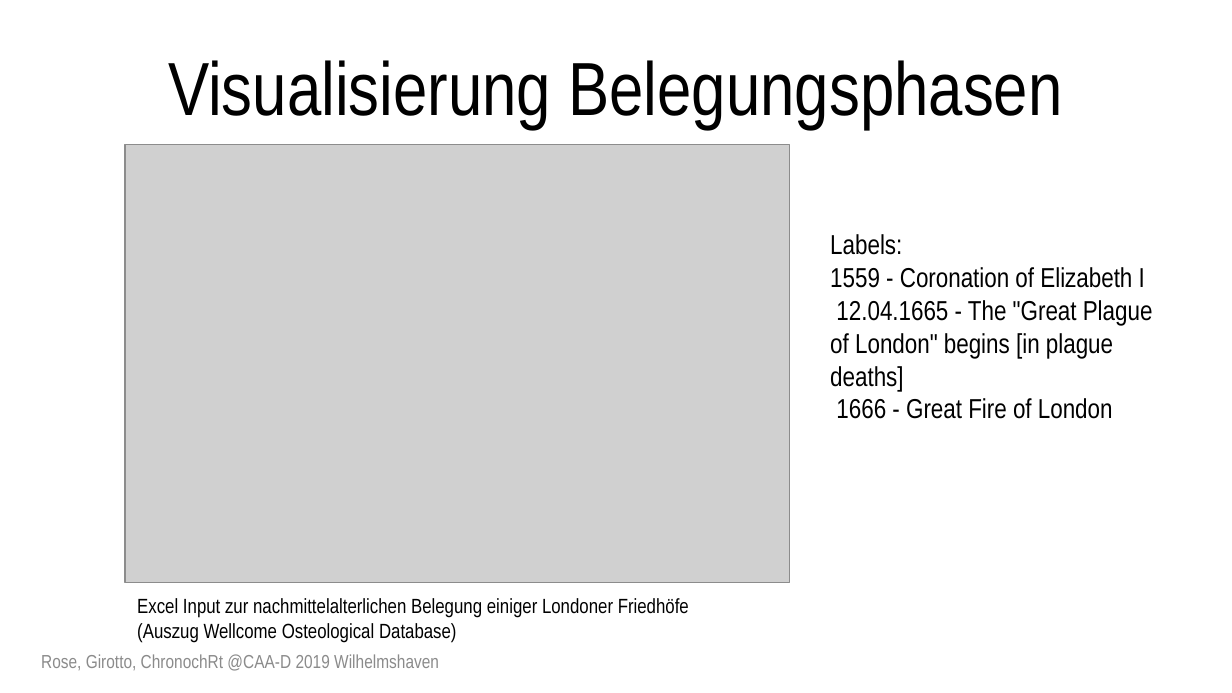
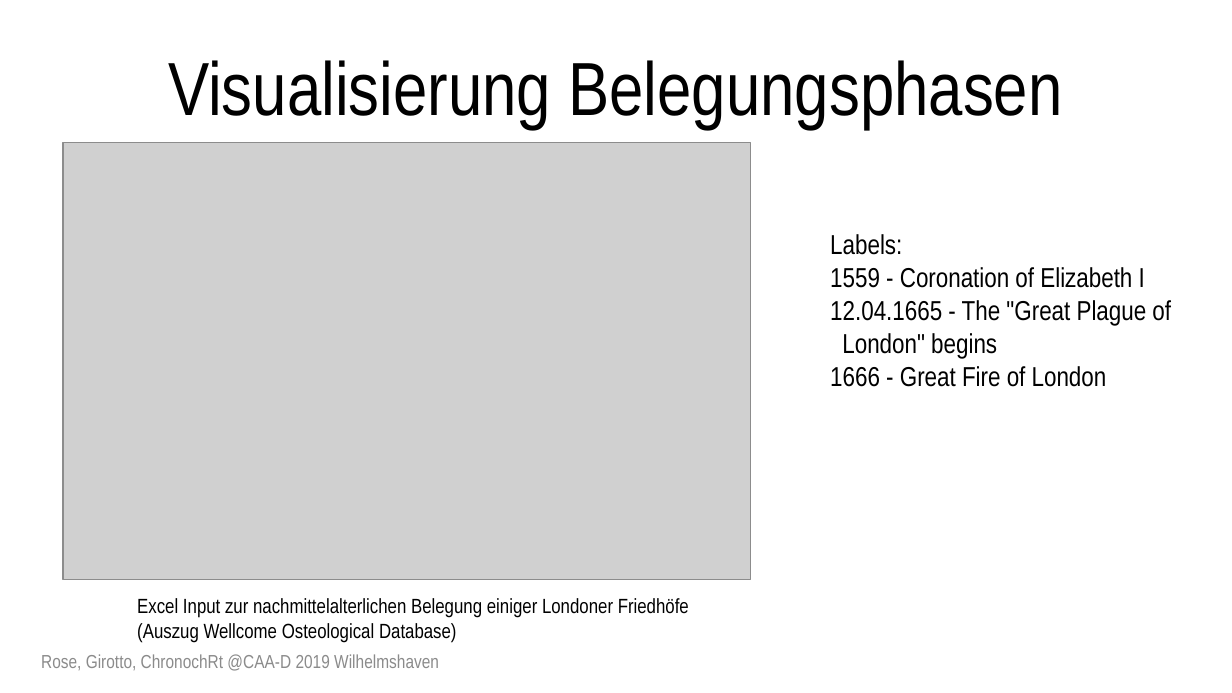
Before and after one commit to archaeothommy/chronochrt, a slide deck: slide 12 of Rose_Girotto_ChronochRt.pptx (slide 10 before the commit). Drawn at 1232x693 pixels with LibreOffice and Linux fonts; fonts in the diff are those of the drawing; grey boxes stand for pictures. Boxes give left, top, right and bottom in pixels: in the first picture for what was removed or moved away, otherwise in the second. Text is boxed around its words. In the diff, an @@ line names an element or a change of style, - is before the commit and + after.

```diff
--- a/Rose_Girotto_ChronochRt.pptx
+++ b/Rose_Girotto_ChronochRt.pptx
@@ picture resized from (x1=126, y1=144, x2=790, y2=583) to (x1=63, y1=143, x2=750, y2=579) @@
@@ text at (x1=830, y1=267, x2=1145, y2=387): indent changed @@
@@ text at (x1=830, y1=300, x2=1171, y2=358): text changed @@
-12.04.1665 - The "Great Plague of London" begins [in plague deaths]
+12.04.1665 - The "Great Plague of London" begins
```
Also in this commit, not shown: 8 other slides changed, 2 slides added, 9 other files.
